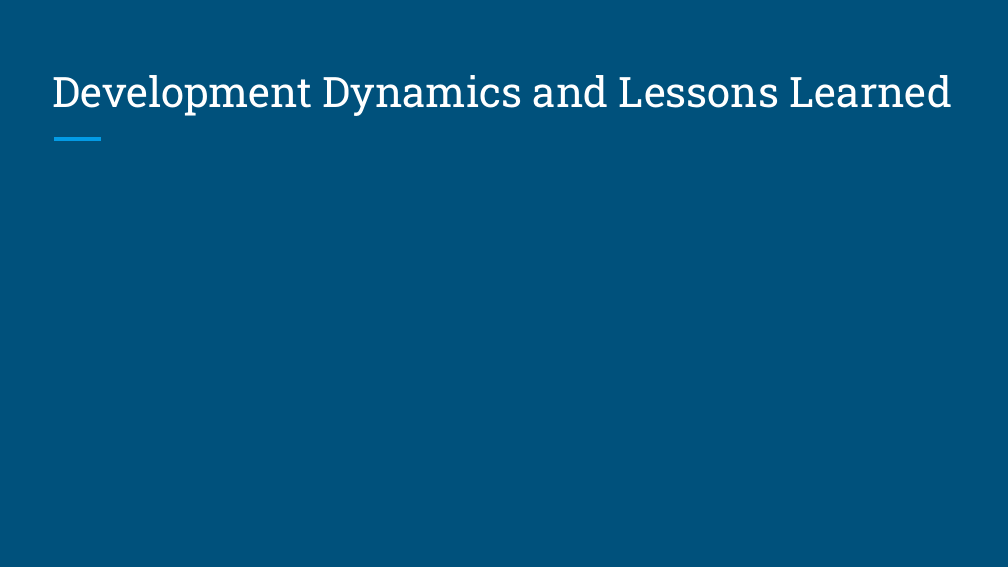
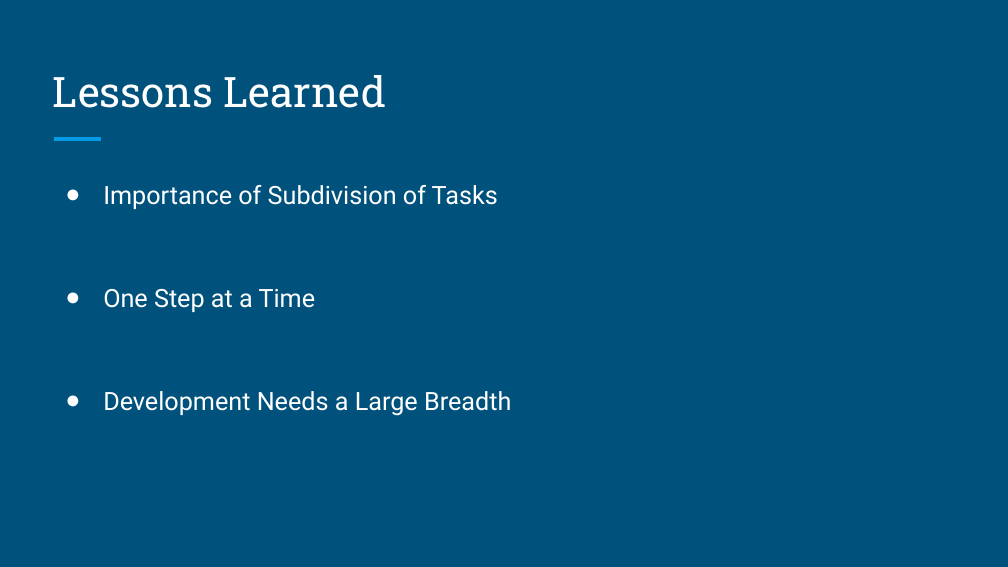
Before and after one commit to knotekbr/cs475_capstone, a slide deck: slide 12 of Midterm Presentation/MindGames Midterm Demonstration PPT.pptx. Drawn at 1008x567 pixels with LibreOffice and Linux fonts; fonts in the diff are those of the drawing. Boxes give left, top, right and bottom in pixels: in the first picture for what was removed or moved away, otherwise in the second. Text is boxed around its words. In the diff, an @@ line names an element or a change of style, - is before the commit and + after.

```diff
--- a/Midterm Presentation/MindGames Midterm Demonstration PPT.pptx
+++ b/Midterm Presentation/MindGames Midterm Demonstration PPT.pptx
@@ title at box(53, 75, 387, 108): text changed @@
-Development Dynamics and Lessons Learned
+Lessons Learned
@@ text added at box(103, 185, 511, 416), 18 pt, text #FFFFFF @@
+● Importance of Subdivision of Tasks
+● One Step at a Time
+● Development Needs a Large Breadth
```
Also in this commit, not shown: 6 other slides changed, 3 slides added, 3 slides removed.
